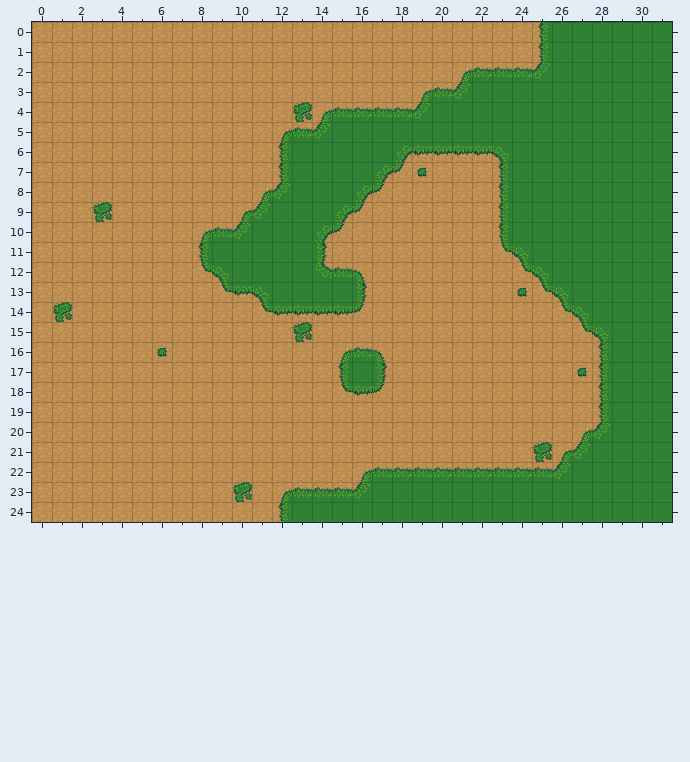
Tiled map: res/tilemap.tmx. Above is the file before it was changed.
Cells are 32x32 px. Shown: x 0..31, y 0..24.
After:
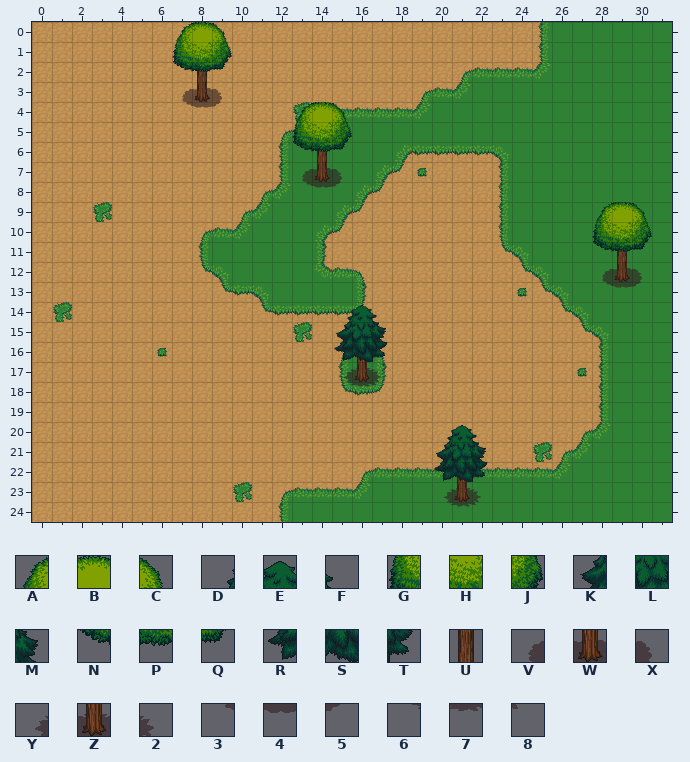
Key: from "tileset": A 6, B 7, C 8, D 9, E 10, F 11, G 18, H 19, J 20, K 21, L 22, M 23, N 30, P 31, Q 32, R 33, S 34, T 35, U 43, V 54, W 55, X 56, Y 57, Z 58, 2 59, 3 66, 4 67, 5 68, 6 69, 7 70, 8 71.
_ is an empty cell.
Tiles of an added or newly shown layer are drawn over the layers below it.
What changed:
Layer "Tile Layer 3" (added):
Tile 2 now appears in row 17 at x 17; in row 23 at x 22.
Tile 3 now appears in row 4 at x 7; in row 8 at x 13; in row 13 at x 28.
Tile 4 now appears in row 4 at x 8; in row 8 at x 14; in row 13 at x 29.
Tile 5 now appears in row 4 at x 9; in row 8 at x 15; in row 13 at x 30.
Tile 6 now appears in row 18 at x 15; in row 24 at x 20.
Tile 7 now appears in row 18 at x 16; in row 24 at x 21.
Tile 8 now appears in row 18 at x 17; in row 24 at x 22.
Tile U now appears in row 2 at x 8; in row 6 at x 14; in row 11 at x 29; in row 16 at x 16; in row 22 at x 21.
Tile V now appears in row 3 at x 7; in row 7 at x 13; in row 12 at x 28.
Tile W now appears in row 3 at x 8; in row 7 at x 14; in row 12 at x 29.
Tile X now appears in row 3 at x 9; in row 7 at x 15; in row 12 at x 30.
Tile Y now appears in row 17 at x 15; in row 23 at x 20.
Tile Z now appears in row 17 at x 16; in row 23 at x 21.
Layer "Tile Layer 4" (added):
Tile A now appears in row 0 at x 7; in row 4 at x 13; in row 9 at x 28.
Tile B now appears in row 0 at x 8; in row 4 at x 14; in row 9 at x 29.
Tile C now appears in row 0 at x 9; in row 4 at x 15; in row 9 at x 30.
Tile D now appears in row 14 at x 15; in row 20 at x 20.
Tile E now appears in row 14 at x 16; in row 20 at x 21.
Tile F now appears in row 14 at x 17; in row 20 at x 22.
Tile G now appears in row 1 at x 7; in row 5 at x 13; in row 10 at x 28.
Tile H now appears in row 1 at x 8; in row 5 at x 14; in row 10 at x 29.
Tile J now appears in row 1 at x 9; in row 5 at x 15; in row 10 at x 30.
Tile K now appears in row 15 at x 15; in row 21 at x 20.
Tile L now appears in row 15 at x 16; in row 21 at x 21.
Tile M now appears in row 15 at x 17; in row 21 at x 22.
Tile N now appears in row 2 at x 7; in row 6 at x 13; in row 11 at x 28.
Tile P now appears in row 2 at x 8; in row 6 at x 14; in row 11 at x 29.
Tile Q now appears in row 2 at x 9; in row 6 at x 15; in row 11 at x 30.
Tile R now appears in row 16 at x 15; in row 22 at x 20.
Tile S now appears in row 16 at x 16; in row 22 at x 21.
Tile T now appears in row 16 at x 17; in row 22 at x 22.
Boxes around the changes in both pictures, in picture pixels (x1, y1, x2, y2):
added: (172, 22, 232, 108)
added: (292, 102, 352, 188)
added: (592, 202, 652, 288)
added: (334, 305, 388, 387)
added: (434, 425, 488, 507)
